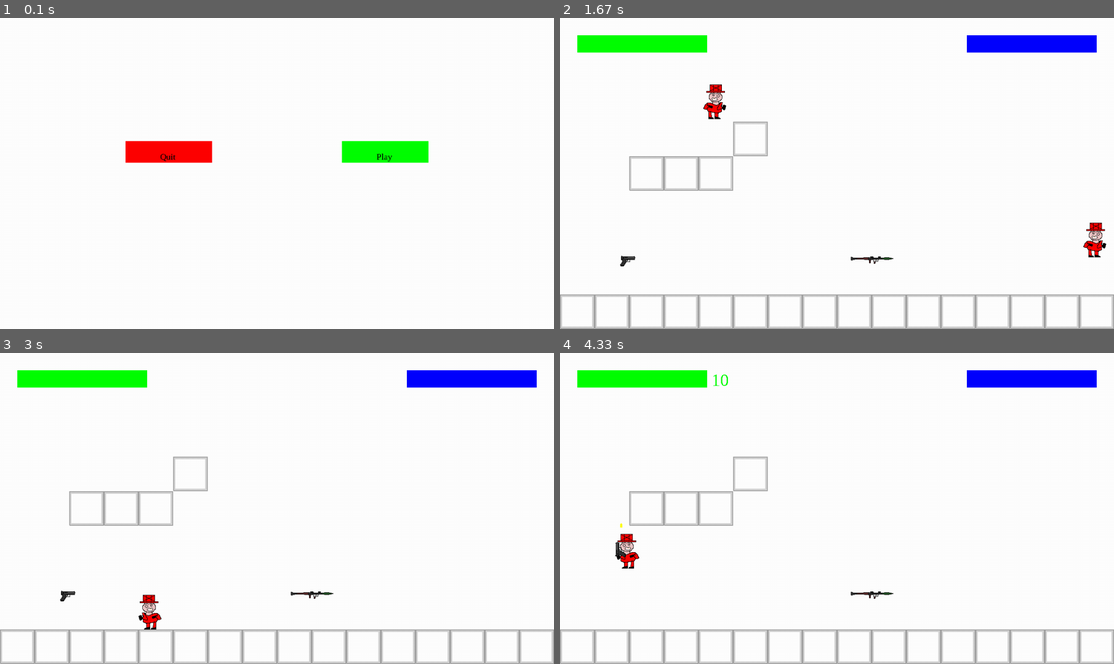
Above: before the commit, frames 1-4 (two rows, left to right).
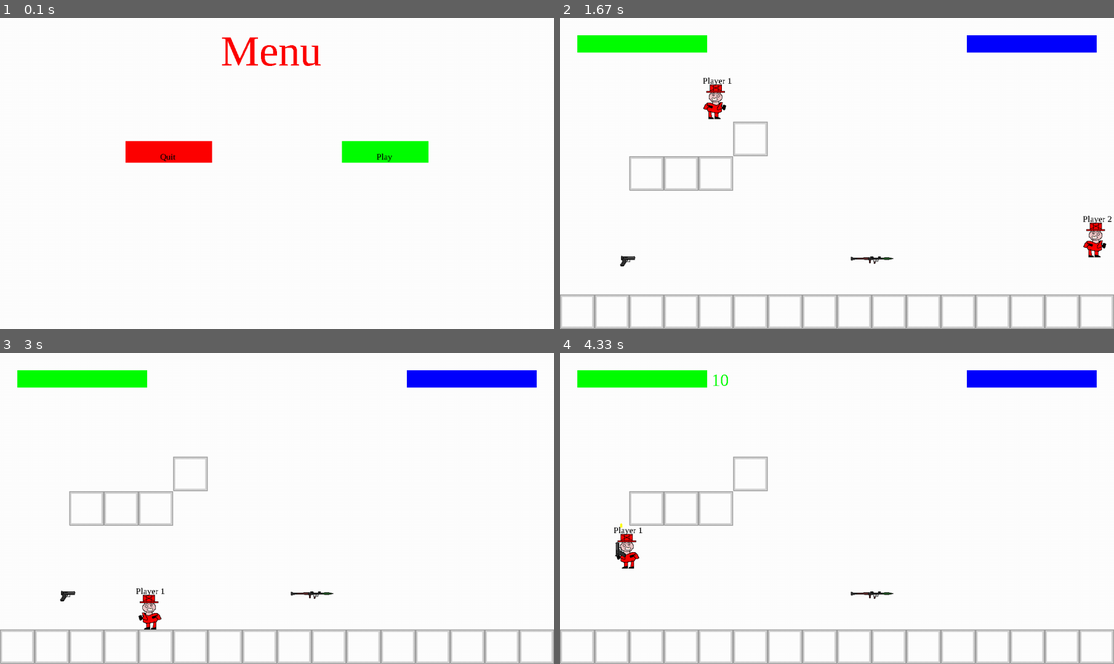
Above: after the commit, the same moments.

Repository: Me07111/Pygame-Platformer
Game: pygame game, started from Code/main.py
Two runs of this game, one before a commit and one after it. Both use one fixed random seed, a clock stepped at 60 frames per second and the inputs below.
Inputs (mouse positions are in pixels of both pictures, inside the frame that each line leads up to):
- Up to frame 1 (0.1 s): no input
- Up to frame 2 (1.67 s): click "Play" at 0.38 s; press the mouse at (720, 105) at 0.7 s; move the mouse to (809, 151) at 0.8 s; release the mouse at (903, 201) at 0.93 s; hold Right 1-1.47 s; move the mouse to (848, 67) at 1.03 s; hold Up from 1.5 s (still down); hold W from 1.5 s (still down)
- Up to frame 3 (3 s): release Up at 1.8 s; release W at 1.8 s; hold Right 1.83-2.3 s; hold D 1.83-2.3 s; hold Left 2.33-2.87 s; hold A 2.33-2.87 s
- Up to frame 4 (4.33 s): hold Left 3.23-3.63 s; hold A 3.23-3.63 s; tap Space at 3.67, 4.07 s; hold Up from 4 s (still down); hold W from 4 s (still down)

The runs differ from the first frame. In frame 1, 0.6% of the frame differs, in the area x 40-58%, y 6-16%; in frame 2, less than 0.1%; in frame 3, less than 0.1%; in frame 4, less than 0.1%.

Commit message:
win condition,death with 2+ players, player names

Diff:
--- a/Code/level.py
+++ b/Code/level.py
@@ -27,6 +27,8 @@
         keys = pygame.key.get_pressed()
         for i in range(len(self.players)):
             player = self.players[i]
+            if(player.health == 0):
+                continue
             if(player.isOnGround):
                 self.horizontalDrag = self.GroundDrag
             else:
@@ -35,21 +37,23 @@
             self.pickupUpdate(player,i)
             self.shootUpdate(player,keys,i,gametime)
             self.lookDirUpdate(i,player,keys)
-            self.checkWinCondition(player,levelHandler)
             player.lookInDir()
-            self.screen.blit(player.image,player.rect.topleft)
-            if(player.weapon != None):
-                self.screen.blit(player.weapon.image,player.weapon.rect.topleft)
+            player.draw(self.screen)
         for bullet in self.bullets:
             self.bulletUpdate(bullet,delta)
         self.platforms.draw(self.screen)
         self.onGroundWeapons.draw(self.screen)
         self.bullets.draw(self.screen)
         self.ui.update(self.players)
+        self.checkWinCondition(player,levelHandler)
 
     def checkWinCondition(self,player,levelHandler):
-        if(player.health <= 0):
-                levelHandler.backToMenu()
+        alivePlayers = []
+        for player in self.players:
+            if(player.health > 0):
+                alivePlayers.append(player)
+        if(len(alivePlayers) <= 1 ):
+            levelHandler.backToMenu(alivePlayers[0].name)
 
     def bulletUpdate(self,bullet,delta):
         bullet.velocity.y += self.gravity * bullet.gravMul * delta
@@ -161,7 +165,7 @@
                 elif(cell == "P"):
                     if(playerAmount + 1 <= self.playerCount):
                         playerPos = pygame.math.Vector2(pos.x + 40,pos.y + 40)
-                        player = Character(playerPos,self.screen,mappings[playerAmount])
+                        player = Character(playerPos,self.screen,mappings[playerAmount],f"Player {len(self.players) + 1}")
                         self.players.append(player)
                         playerAmount += 1
                 elif(cell[0] == "w"):
--- a/Code/levelhandler.py
+++ b/Code/levelhandler.py
@@ -12,5 +12,6 @@
             pygame.quit()
         self.currentLevel = level
 
-    def backToMenu(self):
+    def backToMenu(self,winner):
+        self.mainMenu.winnerText = f"{winner} won! Another round?"
         self.setLevel(self.mainMenu)
--- a/Code/main.py
+++ b/Code/main.py
@@ -17,7 +17,6 @@
 levelHandler = LevelHandler(mainMenu)
 running = True
 while running:
-
     # Did the user click the window close button?
     for event in pygame.event.get():
         if event.type == pygame.QUIT:
--- a/Code/mainMenu.py
+++ b/Code/mainMenu.py
@@ -1,11 +1,12 @@
 import pygame
 from button import Button
 from levelSelct import LevelSelect
-from level import Level
+from config import renderText
 class MainMenu:
     def __init__(self,screen,width,height,clock):
         self.quit = Button((width/2-200-50,height/2-50),(200,50),"Quit",pygame.Color(255,0,0),20,pygame.Color(0,0,0))
         self.play = Button((width/2 + 250,height/2-50),(200,50),"Play",pygame.Color(0,255,0),20,pygame.Color(0,0,0))
+        self.winnerText = ""
         self.screen = screen
         self.width = width
         self.height = height
@@ -13,8 +14,9 @@
         self.playerCount = 2
 
     def update(self,delta,gametime,levelHandler):
+        renderText(self.screen,"Menu","timesnewroman",100,pygame.Color(255,0,0),(self.width/2 - 130,20))
+        renderText(self.screen,self.winnerText,"timesnewroman",30,pygame.Color(0,255,0),(self.width/2 - 170,self.height/2 - 200))
         if(self.quit.update(self.screen)):
             pygame.quit()
         if(self.play.update(self.screen)):
             levelHandler.setLevel(LevelSelect(self.screen,self.width,self.height,self.clock,self.playerCount))
-            #levelHandler.setLevel(Level(self.screen,self.width,self.height,25,self.clock,2,0))
--- a/Code/player.py
+++ b/Code/player.py
@@ -1,6 +1,7 @@
 import pygame
+from config import renderText
 class Character(pygame.sprite.Sprite):
-    def __init__(self,InPos,surface,keys):
+    def __init__(self,InPos,surface,keys,name):
         super().__init__()
         self.direction = pygame.math.Vector2(0,0)
         self.jumpSpeed = 10
@@ -26,6 +27,7 @@
         self.isOnGround = True
         self.lookDir = pygame.Vector2(0,0)
         self.weapon = None
+        self.name = name
 
     def takeDamage(self,damage):
         self.health -= damage
@@ -80,3 +82,9 @@
         if(self.weapon != None):
                 lookDir = (self.lookDir.x,self.lookDir.y)
                 self.weapon.rect.center = (self.rect.centerx + self.weapon.offsets[lookDir][0],self.rect.centery + self.weapon.offsets[lookDir][1])
+
+    def draw(self,screen):
+        screen.blit(self.image,self.rect.topleft)
+        renderText(screen,self.name,"timesnewroman",20,pygame.color.Color(0,0,0),(self.rect.topleft[0],self.rect.topleft[1] - 20))
+        if(self.weapon != None):
+            screen.blit(self.weapon.image,self.weapon.rect.topleft)
